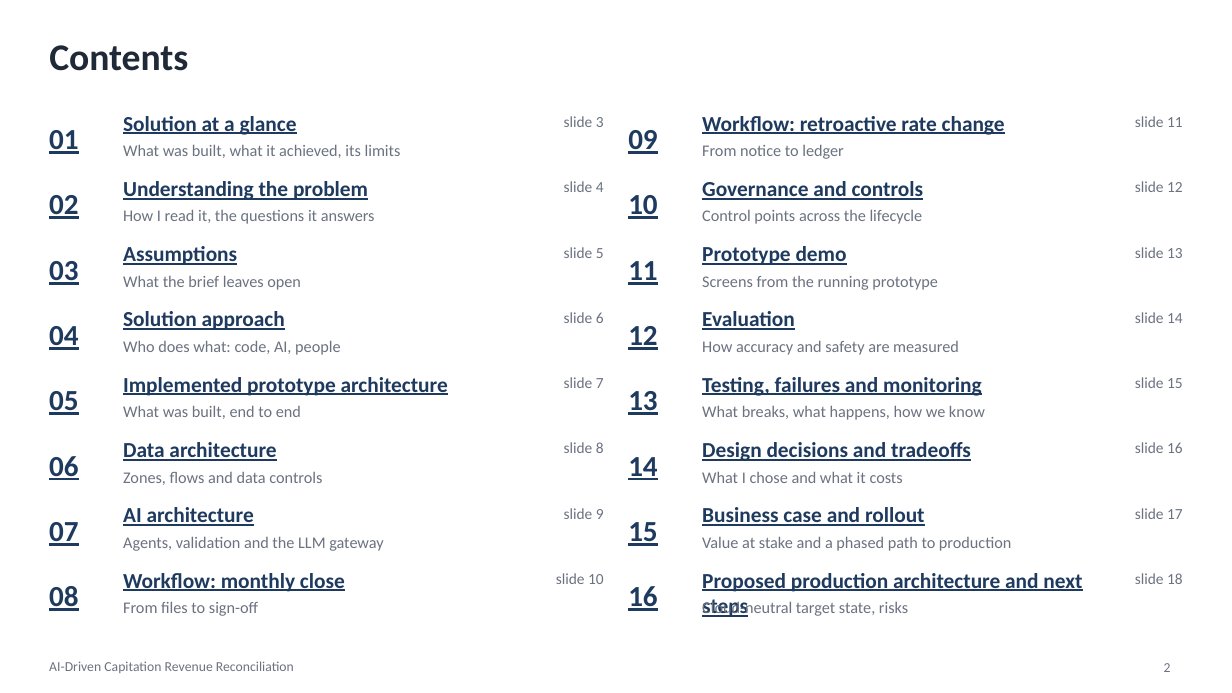
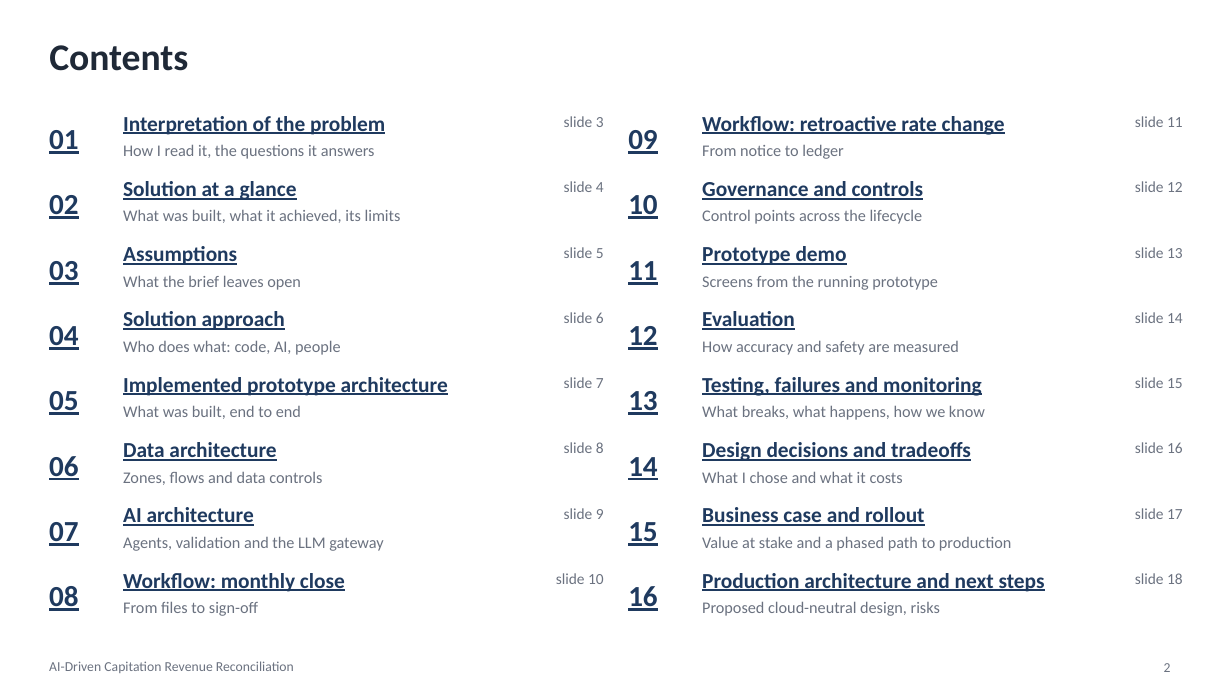
Before and after one commit to SanikaMarathe/capitation-revenue-reconciliation, a slide deck: slide 2 of Capitation_Reconciliation.pptx. Drawn at 1232x693 pixels with LibreOffice and Linux fonts; fonts in the diff are those of the drawing. Boxes give left, top, right and bottom in pixels: in the first picture for what was removed or moved away, otherwise in the second. Text is boxed around its words. In the diff, an @@ line names an element or a change of style, - is before the commit and + after.

```diff
--- a/Capitation_Reconciliation.pptx
+++ b/Capitation_Reconciliation.pptx
@@ text at (x1=123, y1=116, x2=385, y2=135): text changed @@
-Understanding the problem
+Interpretation of the problem
@@ text "How I read it, the ..." moved from (x1=123, y1=209, x2=375, y2=224) to (x1=123, y1=144, x2=375, y2=159) @@
@@ text "Solution at a glance" moved from (x1=123, y1=116, x2=297, y2=135) to (x1=123, y1=181, x2=297, y2=200) @@
@@ text "What was built, what it ..." moved from (x1=123, y1=144, x2=401, y2=158) to (x1=123, y1=209, x2=401, y2=223) @@
@@ text at (x1=702, y1=573, x2=1045, y2=592): text changed @@
-Proposed production architecture and next steps
+Production architecture and next steps
@@ text at (x1=702, y1=601, x2=940, y2=616): text changed @@
-Cloud-neutral target state, risks
+Proposed cloud-neutral design, risks
```
Also in this commit, not shown: 5 other slides changed, 1 slide added.
